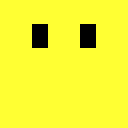
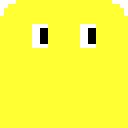
Layer changes from the first 128px x 128px image to the second:
painted on "Глаза" over [32, 24, 96, 48]
painted on "Тело" over [0, 0, 128, 16]
